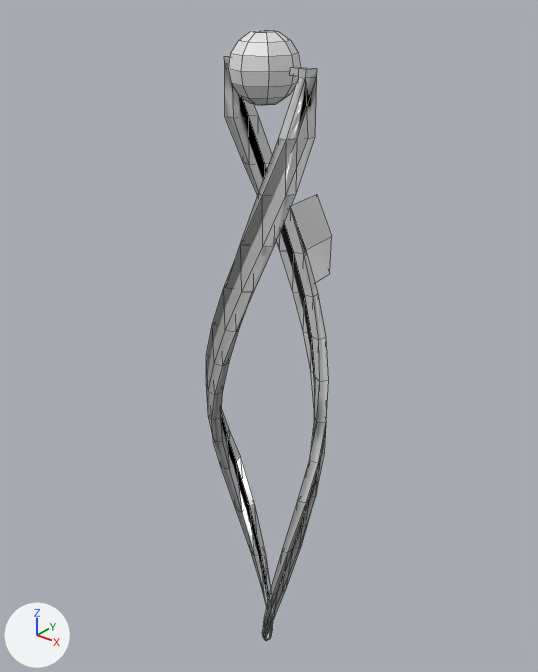
A saved change to the FBX model Blender/torch/torch.fbx.
One viewpoint serves both versions: a camera (50 mm lens) standing at (0.234, -0.93, 0.158) and looking at (-0.068, -0.552, -0.076). The axes (+X, +Y, +Z) are drawn at lower left. The lights are the same throughout. Mesh edges are drawn as thin lines. Where no turn or scale is listed for an object, it has been applied to the vertices.

Before the edit, the objects in view are built like this:
```python
mat_material = principled_material('Material')
mat_material.base_color = (0.8, 0.8, 0.8)  # white #e7e7e7
mat_material.metallic = 0.486
mat_material.roughness = 0.232
me_cube_050 = bpy.data.meshes.new('Cube.050')
me_cube_050.from_pydata(...)  # 292 vertices, 420 faces; spans x -0.028..0.056, y 0.0..0.124, z -0.015..0.444
me_cube_050.materials.append(mat_material)  # white #e7e7e7
me_sphere_001 = bpy.data.meshes.new('Sphere.001')
me_sphere_001.from_pydata(...)  # 58 vertices, 64 faces; spans x -0.0211..0.0211, y -0.0211..0.0211, z -0.0203..0.0203
me_sphere_001.materials.append(mat_material_002)  # white #e7e7e7
ob_cube_002 = bpy.data.objects.new('Cube.002', me_cube_050)
ob_cube_002.location = (-0.0647, -0.6198, -0.3309)
ob_sphere = bpy.data.objects.new('Sphere', me_sphere_001)
ob_sphere.location = (-0.0517, -0.5765, 0.1096)
```
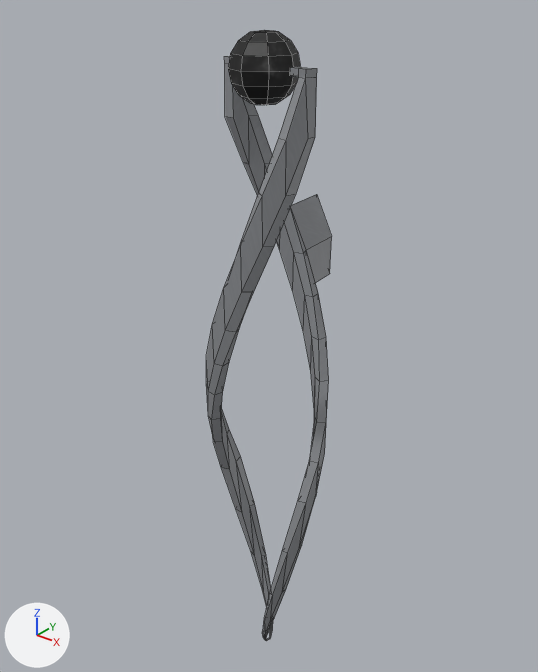
Edits to the bpy script that builds the scene:
```text
Add img_torch_defaultmaterial_basecolor_png:
    img_torch_defaultmaterial_basecolor_png = load_image('torch_DefaultMaterial_BaseColor.png', 'torch_DefaultMaterial_BaseColor.png', 1024, 1024, 'sRGB')
Add img_torch_defaultmaterial_normal_png:
    img_torch_defaultmaterial_normal_png = load_image('torch_DefaultMaterial_Normal.png', 'torch_DefaultMaterial_Normal.png', 1024, 1024, 'Non-Color')
Change mat_material:
    where n0 = _N.new('ShaderNodeBsdfPrincipled'); n0.name = 'Principled BSDF'
    remove n0.inputs[1].default_value = 0.486  # 'Metallic'
    remove n0.inputs[2].default_value = 0.232  # 'Roughness'
    add n2 = _N.new('ShaderNodeTexImage'); n2.name = 'Image Texture'
    add n2.image = img_torch_defaultmaterial_basecolor_png
    add n3 = _N.new('ShaderNodeTexImage'); n3.name = 'Image Texture.001'
    add n3.image = img_torch_defaultmaterial_normal_png
    add n4 = _N.new('ShaderNodeNormalMap'); n4.name = 'Normal Map'
    add _L.new(n2.outputs[0], n0.inputs[0])  # 'Color' to 'Base Color'
    add _L.new(n3.outputs[0], n4.inputs[1])  # 'Color' to 'Color'
    add _L.new(n4.outputs[0], n0.inputs[5])  # 'Normal' to 'Normal'
Change me_sphere_001:
    where me_sphere_001.from_pydata(...)  # 58 vertices, 64 faces; spans x -0.0211..0.0211, y -0.0211..0.0211, z -0.0203..0.0203
    used by ob_sphere; location = (-0.0517, -0.5765, 0.1096)
    remove me_sphere_001.materials.append(mat_material_002)  # white #e7e7e7
    me_sphere_001 part 3: texture (UV) coordinates of 64 of 64 faces, centred in x -0.0173..0.0173, y -0.0173..0.0173, z -0.0198..0.0198, changed; they spanned u 0.0..1.0, v 0.0..1.0 and now span u 0.15..0.29, v 0.76..0.86
    add me_sphere_001.materials.append(mat_material)
Change me_cube_050:
    used by ob_cube_002; location = (-0.0647, -0.6198, -0.3309)
    remove me_cube_050.from_pydata(...)  # 292 vertices, 420 faces; spans x -0.028..0.056, y 0.0..0.124, z -0.015..0.444
    add me_cube_050.from_pydata(...)  # 228 vertices, 226 faces; spans x -0.028..0.056, y 0.0..0.124, z -0.015..0.444
    me_cube_050 part 1
    64 vertices are removed from x -0.024..0.053, y 0.003..0.085, z -0.013..0.408
    338 faces are deleted
    1 vertex moves within x 0.015, y 0.047, z -0.013
    144 new faces join them
    me_cube_050 part 2: 213 kept faces spanning x -0.028..0.056, y 0.0..0.124, z -0.015..0.444 get new texture (UV) coordinates
```

Where the change shows, as pixel boxes (x1, y1, x2, y2) in the pictures (538 x 672 px):
'Cube.002', surface changed, reshaped
    both: (206, 56, 332, 641)
'Sphere', surface changed, recoloured (grey to black)
    both: (228, 30, 301, 105)
part 1 of me_cube_050, cut back
    before: (263, 77, 317, 641)
    after: (263, 630, 273, 641)
part 2 of me_cube_050, surface changed
    both: (206, 56, 332, 638)
